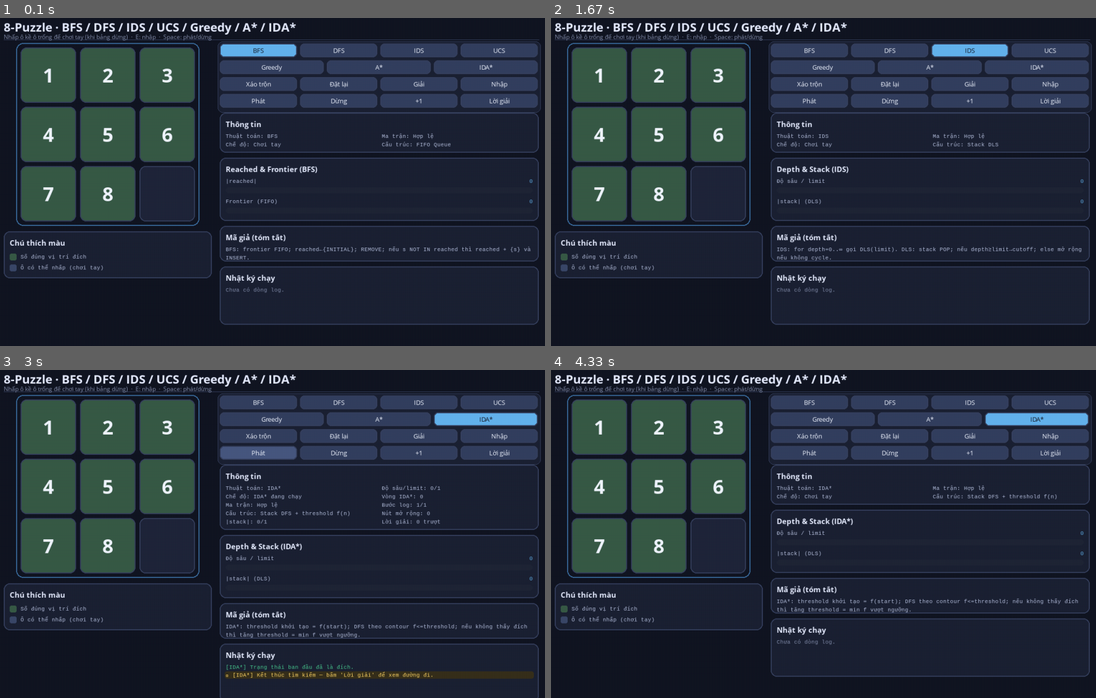
Above: before the commit, frames 1-4 (two rows, left to right).
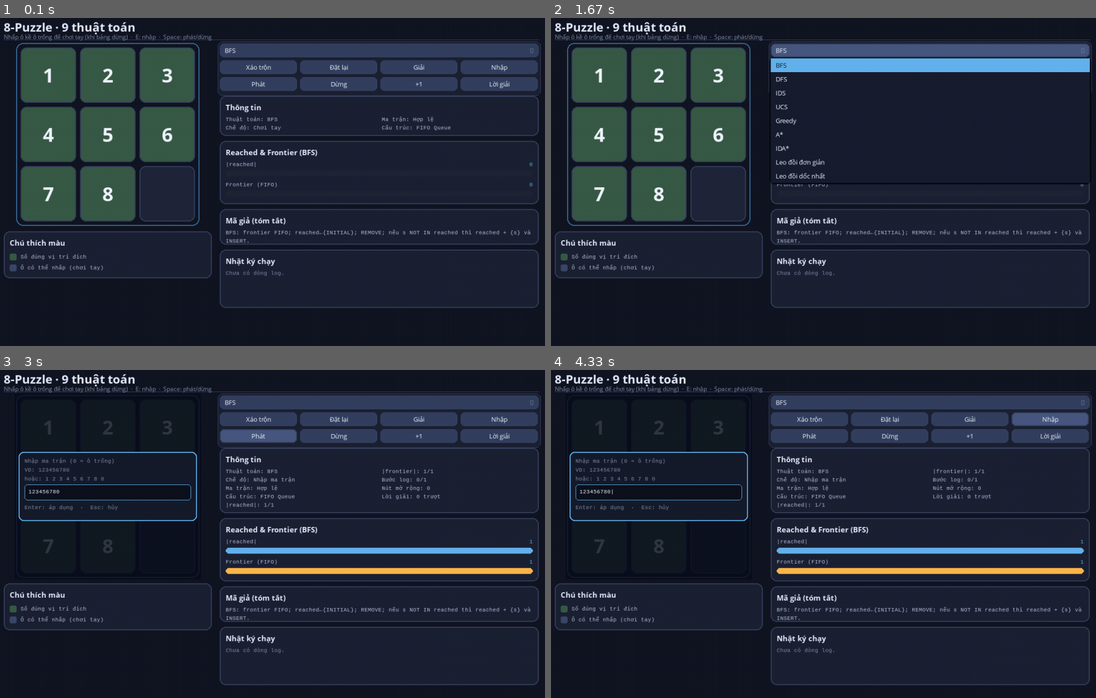
Above: after the commit, the same moments.

Repository: huynhphong1208/Tri-tue-nhan-tao--Excersise
Game: pygame game, started from ARIN/Pygame/puzzle8_game.py
Same seed, same stepped clock (60 frames per second), same inputs: the game is played once before the commit and once after it.
Inputs (mouse positions are in pixels of both pictures, inside the frame that each line leads up to):
- Up to frame 1 (0.1 s): no input
- Up to frame 2 (1.67 s): click (823, 178) at 0.38 s; click (970, 50) at 0.72 s, where only the run before the commit has a clickable "IDS"; click (888, 50) at 1.05 s, where only the run before the commit has a clickable "DFS"; click (970, 50) at 1.38 s, where only the run before the commit has a clickable "IDS"
- Up to frame 3 (3 s): click (501, 402) at 1.72 s, where only the run before the commit has a clickable "UCS"; click (485, 419) at 2.05 s, where only the run before the commit has a clickable "IDA*"; click "Giải" at 2.38 s; click "Phát" at 2.72 s
- Up to frame 4 (4.33 s): click (916, 648) at 3.05 s; tap Space at 3.33 s; click (1036, 419) at 4.28 s, where only the run before the commit has a clickable "IDA*"

The runs differ from the first frame. In frame 1, 8.6% of the frame differs, in the area x 11-100%, y 1-94%; in frame 2, 15%; in frame 3, 29%, in the area x 2-100%, y 1-100%; in frame 4, 27%.

Commit message:
Bổ sung 2 thuật toán leo đồi

Diff:
--- /dev/null
+++ b/ARIN/Pygame/Simple-Hill-Climbing.txt
@@ -0,0 +1,22 @@
+function SIMPLE-HILL-CLIMBING(problem)
+    returns a state
+
+    current ← problem.INITIAL
+
+    while true do
+
+        found_better ← false
+
+        for each neighbor in EXPAND(problem, current) do
+
+            if VALUE(neighbor) > VALUE(current) then
+
+                current ← neighbor
+
+                found_better ← true
+
+                break
+
+        if not found_better then
+
+            return current
--- /dev/null
+++ b/ARIN/Pygame/Steepest-ascent-hill-climbing.txt
@@ -0,0 +1,20 @@
+function STEEPEST-ASCENT-HILL-CLIMBING(problem)
+    returns a state
+
+    current ← problem.INITIAL
+
+    while true do
+
+        best ← current
+
+        for each neighbor in EXPAND(problem, current) do
+
+            if VALUE(neighbor) > VALUE(best) then
+
+                best ← neighbor
+
+        if VALUE(best) ≤ VALUE(current) then
+
+            return current
+
+        current ← best
--- a/ARIN/Pygame/puzzle8_game.py
+++ b/ARIN/Pygame/puzzle8_game.py
@@ -1,5 +1,5 @@
 """
-8-Puzzle — Pygame UI trực quan hóa BFS / DFS / IDS / UCS / Greedy / A* / IDA*.
+8-Puzzle — Pygame UI trực quan hóa 9 thuật toán tìm kiếm (menu dropdown).
 Run: python puzzle8_game.py
 """
 
@@ -22,6 +22,7 @@
     inversion_count,
     is_solvable,
     make_solvable,
+    manhattan,
     neighbors,
     parse_custom_state,
     slide_move,
@@ -30,6 +31,7 @@
 
 SLIDE_DURATION = 0.75
 SNAP_STEP_DELAY = 0.04
+HILL_STEP_DELAY = 0.35
 LOG_HISTORY_MAX = 80
 LOG_VISIBLE_LINES = 7
 
@@ -40,7 +42,7 @@
 SECTION_PAD = 12
 BTN_ROW_H = 28
 BTN_GAP = 6
-CTRL_ROWS = 4
+CTRL_ROWS = 3
 CTRL_BOTTOM_PAD = 10
 
 LEFT_W = 420
@@ -87,7 +89,20 @@
     "input_error": (255, 107, 107),
     "log_active": (255, 214, 102),
     "log_active_bg": (55, 48, 28),
+    "dropdown_list": (24, 30, 48),
 }
+
+ALGO_CHOICES: list[tuple[SearchAlgo, str]] = [
+    (SearchAlgo.BFS, "BFS"),
+    (SearchAlgo.DFS, "DFS"),
+    (SearchAlgo.IDS, "IDS"),
+    (SearchAlgo.UCS, "UCS"),
+    (SearchAlgo.GREEDY, "Greedy"),
+    (SearchAlgo.ASTAR, "A*"),
+    (SearchAlgo.IDASTAR, "IDA*"),
+    (SearchAlgo.SIMPLE_HILL, "Leo đồi đơn giản"),
+    (SearchAlgo.STEEPEST_HILL, "Leo đồi dốc nhất"),
+]
 
 
 @dataclass
@@ -128,6 +143,96 @@
 
     def hit(self, pos: tuple[int, int]) -> bool:
         return self.enabled and self.rect.collidepoint(pos)
+
+
+class AlgoDropdown:
+    """Menu chọn thuật toán (dropdown)."""
+
+    def __init__(self, rect: pygame.Rect, choices: list[tuple[SearchAlgo, str]], *, index: int = 0):
+        self.rect = rect
+        self.choices = choices
+        self.index = index
+        self.open = False
+
+    @property
+    def algo(self) -> SearchAlgo:
+        return self.choices[self.index][0]
+
+    def set_algo(self, algo: SearchAlgo) -> None:
+        for i, (a, _) in enumerate(self.choices):
+            if a is algo:
+                self.index = i
+                return
+
+    def list_rect(self) -> pygame.Rect:
+        return pygame.Rect(
+            self.rect.x,
+            self.rect.bottom + 2,
+            self.rect.width,
+            len(self.choices) * BTN_ROW_H,
+        )
+
+    def item_rect(self, index: int) -> pygame.Rect:
+        base = self.list_rect()
+        return pygame.Rect(base.x, base.y + index * BTN_ROW_H, base.width, BTN_ROW_H)
+
+    def draw_header(self, surf: pygame.Surface, font: pygame.font.Font) -> None:
+        hover = self.rect.collidepoint(pygame.mouse.get_pos())
+        bg = COLORS["btn_hover"] if hover else COLORS["btn"]
+        pygame.draw.rect(surf, bg, self.rect, border_radius=8)
+        pygame.draw.rect(surf, COLORS["section_border"], self.rect, 2, border_radius=8)
+        label = font.render(self.choices[self.index][1], True, COLORS["btn_text"])
+        surf.blit(label, (self.rect.x + 10, self.rect.centery - label.get_height() // 2))
+        arrow = font.render("▲" if self.open else "▼", True, COLORS["muted"])
+        surf.blit(arrow, arrow.get_rect(midright=(self.rect.right - 10, self.rect.centery)))
+
+    def draw_list_overlay(self, surf: pygame.Surface, font: pygame.font.Font) -> None:
+        if not self.open:
+            return
+        panel = self.list_rect()
+        shadow = panel.inflate(6, 6)
+        pygame.draw.rect(surf, (8, 10, 18), shadow, border_radius=10)
+        pygame.draw.rect(surf, COLORS["dropdown_list"], panel, border_radius=8)
+        pygame.draw.rect(surf, COLORS["input_border"], panel, 2, border_radius=8)
+        for i, (_, name) in enumerate(self.choices):
+            item = self.item_rect(i)
+            selected = i == self.index
+            item_hover = item.collidepoint(pygame.mouse.get_pos())
+            if selected:
+                item_bg = COLORS["btn_active"]
+                fg = (20, 25, 40)
+            elif item_hover:
+                item_bg = COLORS["btn_hover"]
+                fg = COLORS["btn_text"]
+            else:
+                item_bg = COLORS["dropdown_list"]
+                fg = COLORS["btn_text"]
+            pygame.draw.rect(surf, item_bg, item)
+            txt = font.render(name, True, fg)
+            surf.blit(txt, (item.x + 10, item.centery - txt.get_height() // 2))
+
+    def contains(self, pos: tuple[int, int]) -> bool:
+        if self.rect.collidepoint(pos):
+            return True
+        return self.open and self.list_rect().collidepoint(pos)
+
+    def handle_click(self, pos: tuple[int, int]) -> SearchAlgo | None:
+        if self.open:
+            if self.list_rect().collidepoint(pos):
+                for i in range(len(self.choices)):
+                    if self.item_rect(i).collidepoint(pos):
+                        self.index = i
+                        self.open = False
+                        return self.choices[i][0]
+                return None
+            if self.rect.collidepoint(pos):
+                self.open = False
+                return None
+            self.open = False
+            return None
+        if self.rect.collidepoint(pos):
+            self.open = True
+        return None
 
 
 class TextFlow:
@@ -276,7 +381,14 @@
 def format_search_log(step: SearchStep, algo: SearchAlgo) -> str:
     tag = algo.value
     d = step.depth
-    if algo in (SearchAlgo.UCS, SearchAlgo.GREEDY, SearchAlgo.ASTAR, SearchAlgo.IDASTAR) and step.message:
+    if algo in (
+        SearchAlgo.UCS,
+        SearchAlgo.GREEDY,
+        SearchAlgo.ASTAR,
+        SearchAlgo.IDASTAR,
+        SearchAlgo.SIMPLE_HILL,
+        SearchAlgo.STEEPEST_HILL,
+    ) and step.message:
         if step.kind in (
             StepKind.INIT,
             StepKind.REMOVE,
@@ -336,7 +448,7 @@
 class PuzzleApp:
     def __init__(self) -> None:
         pygame.init()
-        pygame.display.set_caption("8-Puzzle · BFS / DFS / IDS / UCS / Greedy / A* / IDA*")
+        pygame.display.set_caption("8-Puzzle · 9 thuật toán tìm kiếm")
 
         self.font_title = pygame.font.SysFont("segoeui", 26, bold=True)
         self.font_heading = pygame.font.SysFont("segoeui", 16, bold=True)
@@ -381,6 +493,7 @@
         self.pending_state: tuple[int, ...] | None = None
 
         self._build_buttons()
+        self.algo = self.algo_dropdown.algo
 
     def _ensure_solvable(self, state: tuple[int, ...]) -> tuple[tuple[int, ...], str]:
         fixed, changed = make_solvable(state)
@@ -402,6 +515,8 @@
             return
         self.max_reached = max(max(s.reached for s in self.search_steps), 1)
         self.max_frontier = max(max(s.frontier for s in self.search_steps), 1)
+        if self.algo in (SearchAlgo.SIMPLE_HILL, SearchAlgo.STEEPEST_HILL):
+            self.max_reached = max(max(s.depth for s in self.search_steps) + 1, self.max_reached)
 
     def _reached_display_count(self) -> int:
         cur = self._current_step()
@@ -429,7 +544,11 @@
 
     def _depth_display(self) -> int:
         cur = self._current_step()
-        return cur.depth if cur else 0
+        if cur is not None:
+            return cur.depth
+        if self.search_steps and self.step_index < len(self.search_steps):
+            return self.search_steps[self.step_index].depth
+        return 0
 
     def _metric_pair(self, value: int, maximum: int) -> str:
         return f"{value}/{maximum}"
@@ -444,6 +563,8 @@
             SearchAlgo.GREEDY: "PQ theo h(n)",
             SearchAlgo.ASTAR: "PQ theo f(n)=g(n)+h(n)",
             SearchAlgo.IDASTAR: "Stack DFS + threshold f(n)",
+            SearchAlgo.SIMPLE_HILL: "Láng giềng đầu tiên h nhỏ hơn",
+            SearchAlgo.STEEPEST_HILL: "Láng giềng h nhỏ nhất",
         }[self.algo]
         lines = [
             f"Thuật toán: {self.algo.value}",
@@ -454,7 +575,14 @@
 
         searching = self.search_result and self.mode in (Mode.VISUALIZE, Mode.SOLUTION)
         if searching:
-            if self.algo in (SearchAlgo.IDS, SearchAlgo.IDASTAR):
+            if self.algo in (SearchAlgo.SIMPLE_HILL, SearchAlgo.STEEPEST_HILL):
+                cur = self._current_step()
+                if cur is None and self.search_steps and self.step_index < len(self.search_steps):
+                    cur = self.search_steps[self.step_index]
+                h_now = manhattan(cur.state) if cur else manhattan(self.state)
+                lines.append(f"Độ sâu leo: {self._depth_display()}")
+                lines.append(f"h(Manhattan): {h_now}")
+            elif self.algo in (SearchAlgo.IDS, SearchAlgo.IDASTAR):
                 lim = self._depth_limit_display()
                 lines.append(f"|stack|: {self._metric_pair(self._frontier_display_count(), self.max_frontier)}")
                 lines.append(f"Độ sâu/limit: {self._metric_pair(self._depth_display(), lim)}")
@@ -498,25 +626,14 @@
         return True
 
     def _build_buttons(self) -> None:
-        """Lưới 4 hàng: thuật toán | heuristic | hành động | phát."""
+        """Lưới 3 hàng: dropdown thuật toán | hành động | phát."""
         rw = self.W - RIGHT_X - MARGIN
         x = RIGHT_X
         y = HEADER_H + 8
         g = BTN_GAP
         h = BTN_ROW_H
 
-        fourth = (rw - 3 * g) // 4
-        self.btn_bfs = Button(pygame.Rect(x, y, fourth, h), "BFS", toggle=True)
-        self.btn_dfs = Button(pygame.Rect(x + fourth + g, y, fourth, h), "DFS", toggle=True)
-        self.btn_ids = Button(pygame.Rect(x + 2 * (fourth + g), y, fourth, h), "IDS", toggle=True)
-        self.btn_ucs = Button(pygame.Rect(x + 3 * (fourth + g), y, fourth, h), "UCS", toggle=True)
-        self.btn_bfs.selected = True
-        y += h + g
-
-        third = (rw - 2 * g) // 3
-        self.btn_greedy = Button(pygame.Rect(x, y, third, h), "Greedy", toggle=True)
-        self.btn_astar = Button(pygame.Rect(x + third + g, y, third, h), "A*", toggle=True)
-        self.btn_idastar = Button(pygame.Rect(x + 2 * (third + g), y, third, h), "IDA*", toggle=True)
+        self.algo_dropdown = AlgoDropdown(pygame.Rect(x, y, rw, h), ALGO_CHOICES, index=0)
         y += h + g
 
         fourth = (rw - 3 * g) // 4
@@ -626,6 +743,9 @@
             self.state = self.pending_state or self.state
             self.slide_anim = None
             self.pending_state = None
+
+        self.algo_dropdown.open = False
+        self.algo = self.algo_dropdown.algo
 
         start, note = self._ensure_solvable(self.state)
         if start != self.state:
@@ -656,7 +776,13 @@
         self.playing = True
         n_moves = len(path) - 1
         algo = self.algo.value
-        msg = f"{algo} — {result.nodes_expanded} nút mở rộng, lời giải {n_moves} bước."
+        if path[-1] != GOAL and self.algo in (SearchAlgo.SIMPLE_HILL, SearchAlgo.STEEPEST_HILL):
+            msg = (
+                f"{algo} — {result.nodes_expanded} bước leo, "
+                f"h cuối={manhattan(path[-1])} (cực tiểu cục bộ, chưa tới đích)."
+            )
+        else:
+            msg = f"{algo} — {result.nodes_expanded} nút mở rộng, lời giải {n_moves} bước."
         self.status_msg = (note + msg) if note else msg
 
     def _log_finished(self) -> bool:
@@ -678,7 +804,8 @@
             self.slide_anim = SlideAnim(val, fi, ti, 0.0)
             return True
         self.state = new_state
-        self.snap_timer = SNAP_STEP_DELAY
+        delay = HILL_STEP_DELAY if self.algo in (SearchAlgo.SIMPLE_HILL, SearchAlgo.STEEPEST_HILL) else SNAP_STEP_DELAY
+        self.snap_timer = delay
         return False
 
     def advance_search_step(self) -> None:
@@ -691,6 +818,7 @@
         self.live_frontier = step.frontier
         self._show_board_state(step.state)
         self.step_index += 1
+        self._sync_bar_maxima()
         if self._log_finished():
             tag = self.algo.value
             self._append_log(f"[{tag}] Kết thúc tìm kiếm — bấm 'Lời giải' để xem đường đi.")
@@ -765,7 +893,7 @@
             self.screen, COLORS["section_border"], (MARGIN, HEADER_H), (self.W - MARGIN, HEADER_H), 1
         )
         self.screen.blit(
-            self.font_title.render("8-Puzzle · BFS / DFS / IDS / UCS / Greedy / A* / IDA*", True, COLORS["title"]),
+            self.font_title.render("8-Puzzle · 9 thuật toán", True, COLORS["title"]),
             (MARGIN, 14),
         )
         self.screen.blit(
@@ -906,14 +1034,8 @@
 
     def draw_right_panel(self) -> None:
         self.draw_controls_frame()
+        self.algo_dropdown.draw_header(self.screen, self.font_btn)
         for btn in (
-            self.btn_bfs,
-            self.btn_dfs,
-            self.btn_ids,
-            self.btn_ucs,
-            self.btn_greedy,
-            self.btn_astar,
-            self.btn_idastar,
             self.btn_shuffle,
             self.btn_reset,
             self.btn_solve,
@@ -959,12 +1081,41 @@
             SearchAlgo.GREEDY: "Reached & PQ (Greedy)",
             SearchAlgo.ASTAR: "Reached & PQ (A*)",
             SearchAlgo.IDASTAR: "Depth & Stack (IDA*)",
+            SearchAlgo.SIMPLE_HILL: "Bước leo & h (đơn giản)",
+            SearchAlgo.STEEPEST_HILL: "Bước leo & h (dốc nhất)",
         }[self.algo]
         inner_y = draw_section_box(self.screen, bar_rect, bar_title, self.font_heading)
         bx = bar_rect.x + pad
         by = inner_y
 
-        if self.algo in (SearchAlgo.IDS, SearchAlgo.IDASTAR):
+        if self.algo in (SearchAlgo.SIMPLE_HILL, SearchAlgo.STEEPEST_HILL):
+            by = draw_metric_bar(
+                self.screen,
+                bx,
+                by,
+                inner_w,
+                "Độ sâu leo",
+                self._depth_display(),
+                COLORS["bar_explored"],
+                max(self.max_reached, 1),
+                self.font_sm,
+            )
+            cur = self._current_step()
+            if cur is None and self.search_steps and self.step_index < len(self.search_steps):
+                cur = self.search_steps[self.step_index]
+            h_now = manhattan(cur.state) if cur else manhattan(self.state)
+            draw_metric_bar(
+                self.screen,
+                bx,
+                by,
+                inner_w,
+                "h (Manhattan) hiện tại",
+                h_now,
+                COLORS["bar_frontier"],
+                36,
+                self.font_sm,
+            )
+        elif self.algo in (SearchAlgo.IDS, SearchAlgo.IDASTAR):
             by = draw_metric_bar(
                 self.screen,
                 bx,
@@ -1052,6 +1203,14 @@
                 "IDA*: threshold khởi tạo = f(start); DFS theo contour f<=threshold; "
                 "nếu không thấy đích thì tăng threshold = min f vượt ngưỡng."
             ),
+            SearchAlgo.SIMPLE_HILL: (
+                "Leo đồi đơn giản: duyệt EXPAND(current); chọn láng giềng đầu tiên "
+                "có h(Manhattan) nhỏ hơn; break; dừng nếu không cải thiện."
+            ),
+            SearchAlgo.STEEPEST_HILL: (
+                "Leo đồi dốc nhất: duyệt hết láng giềng, chọn h nhỏ nhất; "
+                "chuyển current nếu h giảm; dừng khi không cải thiện."
+            ),
         }
         flow.wrap(self.screen, self.font_sm, algo_blurbs[self.algo])
         y = algo_rect.bottom + SECTION_GAP
@@ -1087,6 +1246,10 @@
                     flow.line(self.screen, self.font_sm, line, col)
         self.screen.set_clip(clip)
 
+        if self.algo_dropdown.open:
+            self.algo_dropdown.draw_list_overlay(self.screen, self.font_btn)
+            self.algo_dropdown.draw_header(self.screen, self.font_btn)
+
     def _mode_label(self) -> str:
         if self.edit_mode:
             return "Nhập ma trận"
@@ -1104,32 +1267,18 @@
 
     def _select_algo(self, algo: SearchAlgo) -> None:
         self.algo = algo
-        self.btn_bfs.selected = algo is SearchAlgo.BFS
-        self.btn_dfs.selected = algo is SearchAlgo.DFS
-        self.btn_ids.selected = algo is SearchAlgo.IDS
-        self.btn_ucs.selected = algo is SearchAlgo.UCS
-        self.btn_greedy.selected = algo is SearchAlgo.GREEDY
-        self.btn_astar.selected = algo is SearchAlgo.ASTAR
-        self.btn_idastar.selected = algo is SearchAlgo.IDASTAR
+        self.algo_dropdown.set_algo(algo)
         self._reset_run()
         self.status_msg = f"Đã chọn {algo.value}."
 
     def handle_click(self, pos: tuple[int, int]) -> None:
-        if self.btn_bfs.hit(pos):
-            self._select_algo(SearchAlgo.BFS)
-        elif self.btn_dfs.hit(pos):
-            self._select_algo(SearchAlgo.DFS)
-        elif self.btn_ids.hit(pos):
-            self._select_algo(SearchAlgo.IDS)
-        elif self.btn_ucs.hit(pos):
-            self._select_algo(SearchAlgo.UCS)
-        elif self.btn_greedy.hit(pos):
-            self._select_algo(SearchAlgo.GREEDY)
-        elif self.btn_astar.hit(pos):
-            self._select_algo(SearchAlgo.ASTAR)
-        elif self.btn_idastar.hit(pos):
-            self._select_algo(SearchAlgo.IDASTAR)
-        elif self.btn_shuffle.hit(pos):
+        if self.algo_dropdown.contains(pos):
+            picked = self.algo_dropdown.handle_click(pos)
+            if picked is not None:
+                self._select_algo(picked)
+            return
+
+        if self.btn_shuffle.hit(pos):
             self.shuffle()
         elif self.btn_edit.hit(pos):
             self._open_edit_mode()
@@ -1213,7 +1362,12 @@
                     if self.edit_mode:
                         self._edit_handle_key(event)
                     elif event.key == pygame.K_ESCAPE:
-                        running = False
+                        if self.algo_dropdown.open:
+                            self.algo_dropdown.open = False
+                        elif self.edit_mode:
+                            self._close_edit_mode(apply=False)
+                        else:
+                            running = False
                     elif event.key == pygame.K_e:
                         self._open_edit_mode()
                     elif event.key == pygame.K_SPACE:
--- a/ARIN/Pygame/puzzle_solver.py
+++ b/ARIN/Pygame/puzzle_solver.py
@@ -1,4 +1,4 @@
-"""8-Puzzle search — BFS, DFS, IDS, UCS, Greedy, A*, IDA* theo mã giả tương ứng."""
+"""8-Puzzle search — BFS, DFS, IDS, UCS, Greedy, A*, IDA*, leo đồi theo mã giả."""
 
 from __future__ import annotations
 
@@ -20,6 +20,8 @@
     GREEDY = "Greedy"
     ASTAR = "A*"
     IDASTAR = "IDA*"
+    SIMPLE_HILL = "Leo đồi đơn giản"
+    STEEPEST_HILL = "Leo đồi dốc nhất"
 
 
 class StepKind(Enum):
@@ -824,6 +826,152 @@
         threshold = t
 
 
+def _hill_value(state: tuple[int, ...]) -> int:
+    """Chi phí = Manhattan; leo đồi tối ưu hóa bằng cách giảm h (VALUE tốt hơn khi h nhỏ hơn)."""
+    return manhattan(state)
+
+
+def _solve_simple_hill(start: tuple[int, ...], *, record_steps: bool) -> SearchResult | None:
+    """Simple-Hill-Climbing.txt: chọn láng giềng đầu tiên có h nhỏ hơn h(current)."""
+    if start == GOAL:
+        step = SearchStep(StepKind.GOAL, start, 1, 1, 0, "Trạng thái ban đầu đã là đích.")
+        return SearchResult(SearchAlgo.SIMPLE_HILL, [start], [step] if record_steps else [], 0)
+
+    current = start
+    parent: dict[tuple[int, ...], tuple[int, ...] | None] = {start: None}
+    depth: dict[tuple[int, ...], int] = {start: 0}
+    steps: list[SearchStep] = []
+    nodes_expanded = 0
+
+    def log(kind: StepKind, state: tuple[int, ...], msg: str) -> None:
+        if record_steps:
+            steps.append(
+                SearchStep(
+                    kind,
+                    state,
+                    len(depth),
+                    1,
+                    depth.get(state, depth.get(current, 0)),
+                    msg,
+                )
+            )
+
+    h0 = _hill_value(start)
+    log(StepKind.INIT, start, f"current ← INITIAL; h(n)={h0} (Manhattan).")
+
+    while True:
+        if current == GOAL:
+            path = reconstruct(current, parent)
+            log(StepKind.GOAL, current, f"Đạt đích sau {nodes_expanded} bước leo đồi.")
+            return SearchResult(SearchAlgo.SIMPLE_HILL, path, steps, nodes_expanded)
+
+        nodes_expanded += 1
+        h_cur = _hill_value(current)
+        child_list = neighbors(current)
+        scan = ", ".join(f"h={_hill_value(c)}" for c in child_list) or "(không có)"
+        log(
+            StepKind.EXPLORE,
+            current,
+            f"Duyệt EXPAND(current): [{scan}] — ưu tiên h nhỏ hơn {h_cur}.",
+        )
+
+        found_better = False
+        for child in child_list:
+            h_ch = _hill_value(child)
+            if h_ch < h_cur:
+                parent[child] = current
+                depth[child] = depth[current] + 1
+                log(
+                    StepKind.ADD,
+                    child,
+                    f"Láng giềng đầu tiên tốt hơn: h {h_cur}→{h_ch}; current ← neighbor; break.",
+                )
+                current = child
+                found_better = True
+                break
+
+        if not found_better:
+            path = reconstruct(current, parent)
+            log(
+                StepKind.FAIL,
+                current,
+                f"Không còn láng giềng tốt hơn — cực tiểu cục bộ h={h_cur}.",
+            )
+            return SearchResult(SearchAlgo.SIMPLE_HILL, path, steps, nodes_expanded)
+
+
+def _solve_steepest_hill(start: tuple[int, ...], *, record_steps: bool) -> SearchResult | None:
+    """Steepest-ascent-hill-climbing.txt: chọn láng giềng có h nhỏ nhất trong một vòng lặp."""
+    if start == GOAL:
+        step = SearchStep(StepKind.GOAL, start, 1, 1, 0, "Trạng thái ban đầu đã là đích.")
+        return SearchResult(SearchAlgo.STEEPEST_HILL, [start], [step] if record_steps else [], 0)
+
+    current = start
+    parent: dict[tuple[int, ...], tuple[int, ...] | None] = {start: None}
+    depth: dict[tuple[int, ...], int] = {start: 0}
+    steps: list[SearchStep] = []
+    nodes_expanded = 0
+
+    def log(kind: StepKind, state: tuple[int, ...], msg: str) -> None:
+        if record_steps:
+            steps.append(
+                SearchStep(
+                    kind,
+                    state,
+                    len(depth),
+                    1,
+                    depth.get(state, depth.get(current, 0)),
+                    msg,
+                )
+            )
+
+    h0 = _hill_value(start)
+    log(StepKind.INIT, start, f"current ← INITIAL; h(n)={h0} (Manhattan).")
+
+    while True:
+        if current == GOAL:
+            path = reconstruct(current, parent)
+            log(StepKind.GOAL, current, f"Đạt đích sau {nodes_expanded} bước leo đồi.")
+            return SearchResult(SearchAlgo.STEEPEST_HILL, path, steps, nodes_expanded)
+
+        nodes_expanded += 1
+        h_cur = _hill_value(current)
+        child_list = neighbors(current)
+        best = current
+        best_h = h_cur
+
+        for child in child_list:
+            h_ch = _hill_value(child)
+            if h_ch < best_h:
+                best = child
+                best_h = h_ch
+
+        scan = ", ".join(f"h={_hill_value(c)}" for c in child_list) or "(không có)"
+        log(
+            StepKind.EXPLORE,
+            current,
+            f"Duyệt EXPAND(current): [{scan}] — chọn h nhỏ nhất (best_h={best_h}).",
+        )
+
+        if best_h >= h_cur:
+            path = reconstruct(current, parent)
+            log(
+                StepKind.FAIL,
+                current,
+                f"Không cải thiện được — cực tiểu cục bộ h={h_cur}.",
+            )
+            return SearchResult(SearchAlgo.STEEPEST_HILL, path, steps, nodes_expanded)
+
+        parent[best] = current
+        depth[best] = depth[current] + 1
+        log(
+            StepKind.ADD,
+            best,
+            f"Láng giềng tốt nhất: h {h_cur}→{best_h}; current ← best.",
+        )
+        current = best
+
+
 def solve(start: tuple[int, ...], algo: SearchAlgo, *, record_steps: bool = True) -> SearchResult | None:
     if not is_solvable(start):
         return None
@@ -839,7 +987,11 @@
         return _solve_greedy(start, record_steps=record_steps)
     if algo is SearchAlgo.ASTAR:
         return _solve_astar(start, record_steps=record_steps)
-    return _solve_idastar(start, record_steps=record_steps)
+    if algo is SearchAlgo.IDASTAR:
+        return _solve_idastar(start, record_steps=record_steps)
+    if algo is SearchAlgo.SIMPLE_HILL:
+        return _solve_simple_hill(start, record_steps=record_steps)
+    return _solve_steepest_hill(start, record_steps=record_steps)
 
 
 def solve_bfs(start: tuple[int, ...], *, record_steps: bool = True) -> SearchResult | None:
